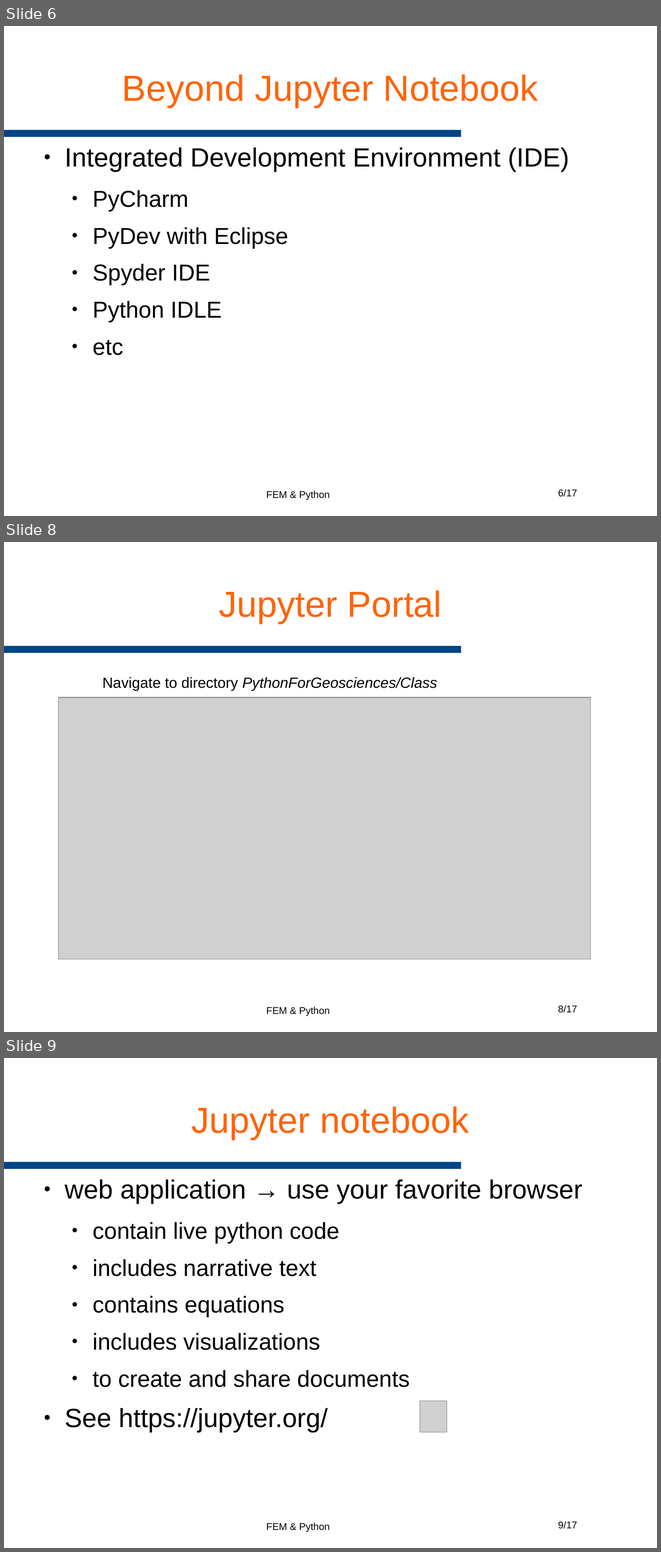
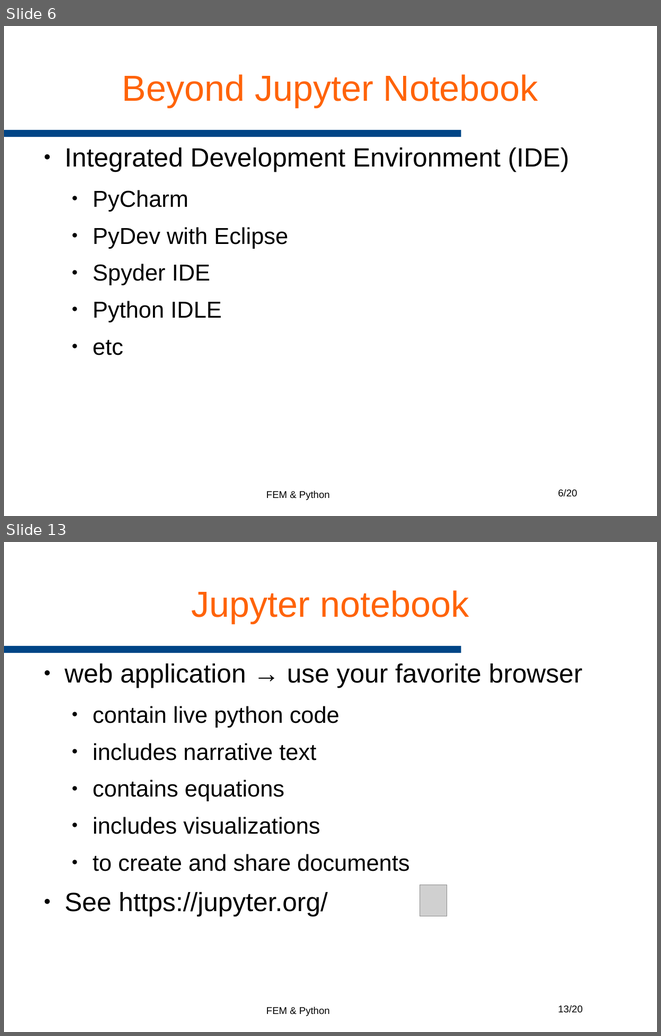
Before and after one commit to AndreaCodd/eenotes, a slide deck: Notebooks/GeophysicalImaging/resources/Slides/01 Intro.odp. Shown one above the other, each under a label of ours: slides 6, 8 and 9 before the commit, slides 6 and 13 after it; the slides between them are not shown. The pictures are 661x1552 and 661x1036 pixels, drawn with LibreOffice and Linux fonts; fonts in the diff are those of the drawing; grey boxes stand for pictures; background and template pictures are left out. Boxes give left, top, right and bottom in pixels: in the first picture for what was removed or moved away, otherwise in the second. Text is boxed around its words. In the diff, an @@ line names an element or a change of style, - is before the commit and + after.

```diff
--- a/Notebooks/GeophysicalImaging/resources/Slides/01 Intro.odp
+++ b/Notebooks/GeophysicalImaging/resources/Slides/01 Intro.odp
@@ slide 8 removed at bbox=[4, 542, 657, 1032], background #FFFFFF; not listed: 3 template elements that a slide beside it also shows @@
@@ title removed at bbox=[219, 590, 442, 623] @@
-Jupyter Portal
@@ text removed at bbox=[103, 677, 438, 690] @@
-Navigate to directory PythonForGeosciences/Class
@@ picture removed at bbox=[58, 697, 591, 959] @@
@@ page number at bbox=[558, 489, 577, 497]: text changed @@
-6/17
+6/20
@@ what was slide 9 is now slide 13 @@
@@ page number at bbox=[558, 1005, 583, 1013]: text changed @@
-9/17
+13/20
```
Also in this commit, not shown: 3 slides changed, 5 slides added, 1 other slide removed, 2 other files.
